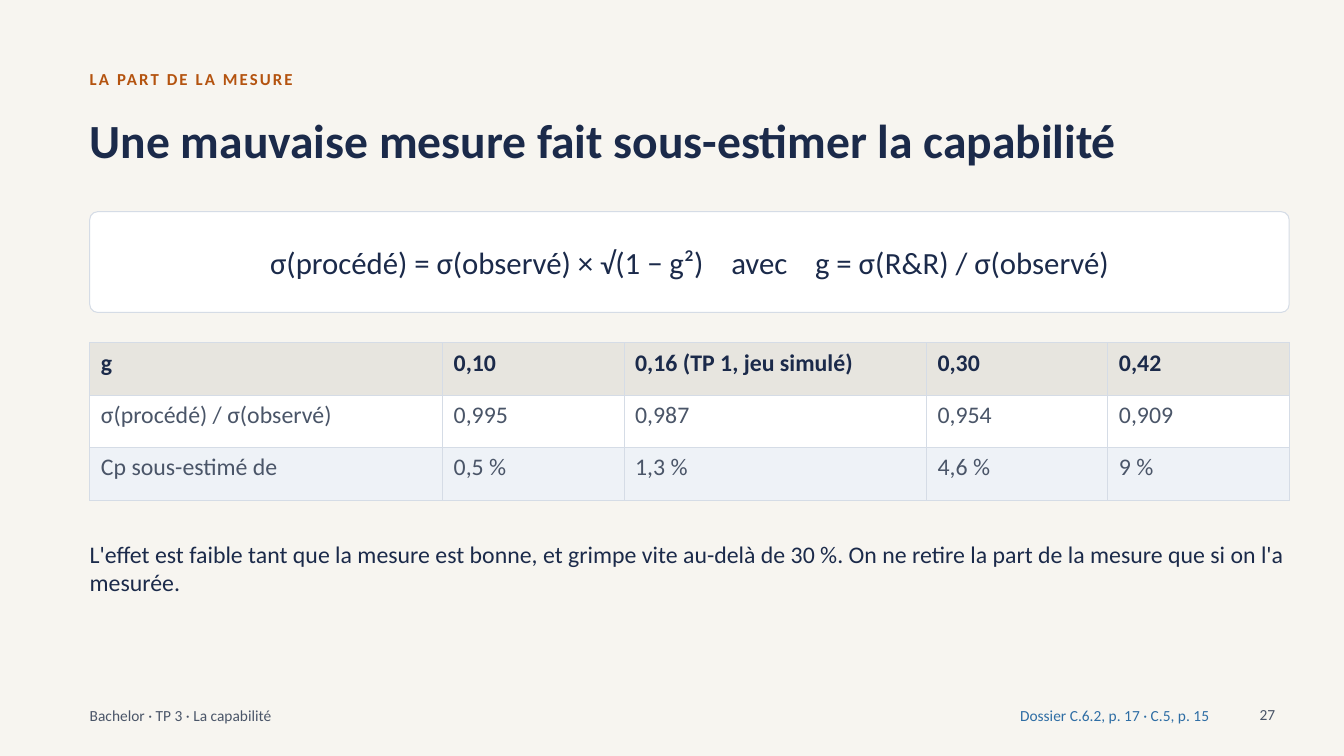
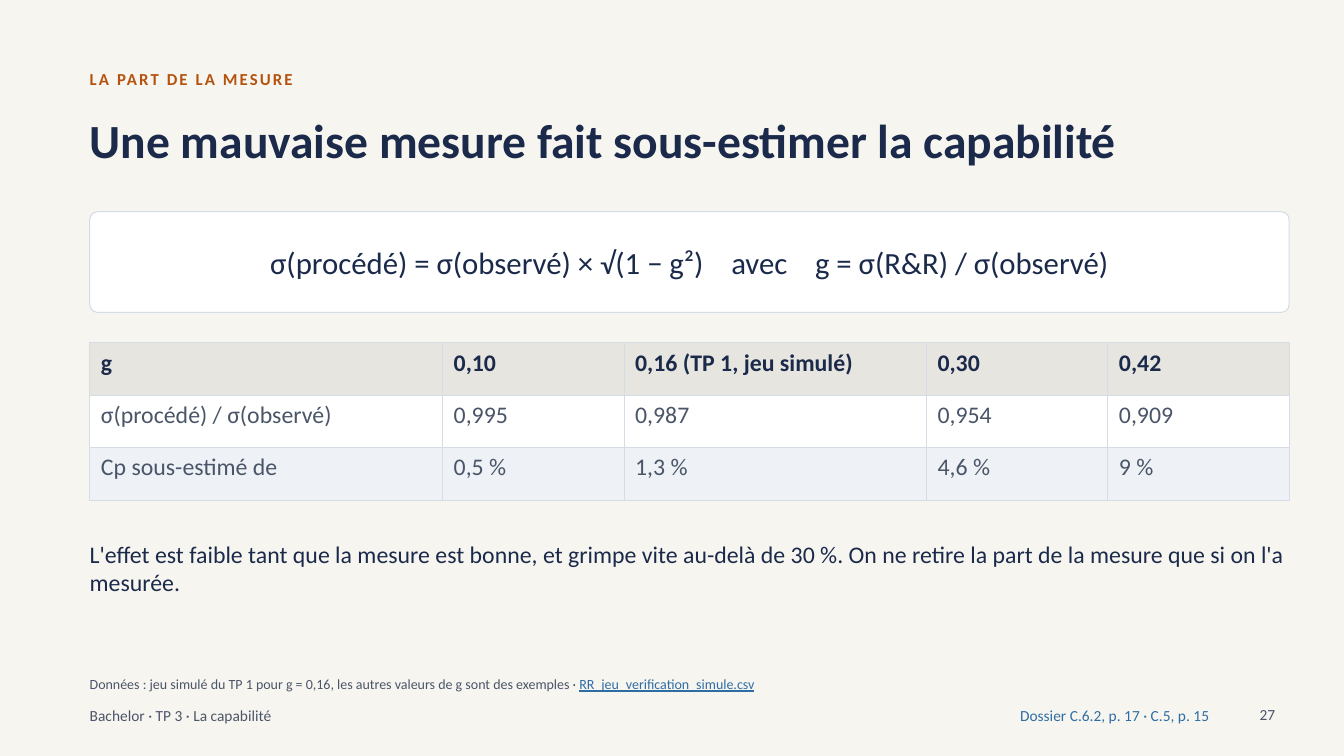
Before and after one commit to sjaubert/000_OI, a slide deck: slide 27 of SPC/Capabilite_SPC_Bachelor.pptx. Drawn at 1344x756 pixels with LibreOffice and Linux fonts; fonts in the diff are those of the drawing. Boxes give left, top, right and bottom in pixels: in the first picture for what was removed or moved away, otherwise in the second. Text is boxed around its words. In the diff, an @@ line names an element or a change of style, - is before the commit and + after.

```diff
--- a/SPC/Capabilite_SPC_Bachelor.pptx
+++ b/SPC/Capabilite_SPC_Bachelor.pptx
@@ text added at (x1=90, y1=679, x2=754, y2=692), 10 pt, text #4A5568 @@
+Données : jeu simulé du TP 1 pour g = 0,16, les autres valeurs de g sont des exemples · RR_jeu_verification_simule.csv
```
Also in this commit, not shown: 23 other slides changed.
